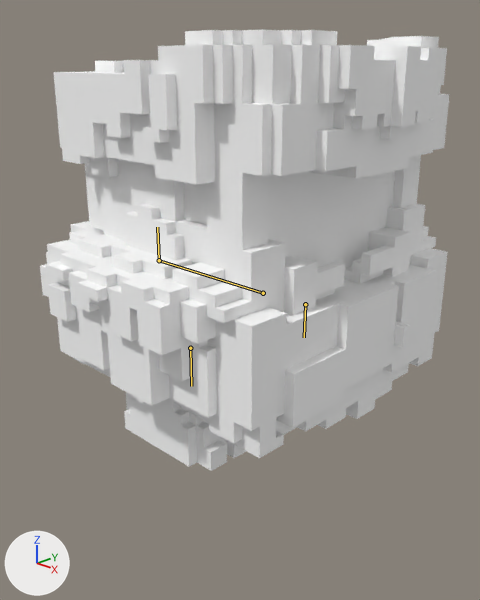
Before and after pictures for a commit that changed the Blender file src/galois/data/npcs/stone_mucker_animations.blend.
Camera for both pictures: a camera (50 mm lens) standing at (5.33, -4.9, 3.57) and looking at (0.88, -0.39, 1.33). The axes (+X, +Y, +Z) are drawn at lower left. The lights are the same throughout. The first picture is the older version. The bones that bend it are drawn over the model as lines.

Names of what the first picture shows: 'Body', 'Head', 'R_Leg'.
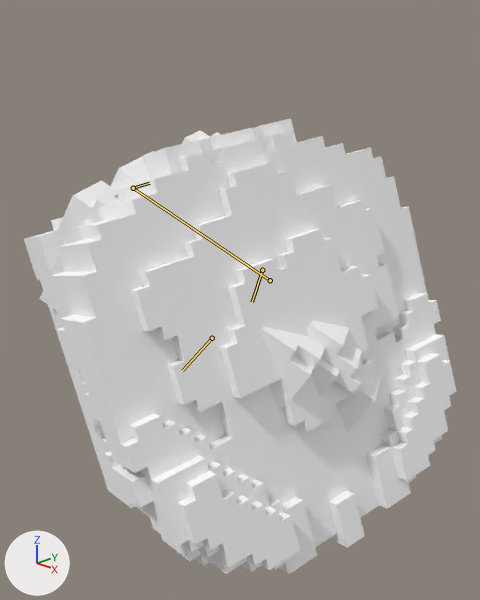
The newer file adds an action. The first version stands in its rest pose; the second is drawn at frame 4 of the action 'StaggerMedium'.

Boxes [x1, y1, x2, y2] around the edits, measured in the pictures (480 x 600 px):
'Head', posed (9% wider, 59% taller): before [54, 29, 450, 315]; after [24, 119, 456, 575]
'Body', posed (mostly hidden afterwards): before [40, 226, 448, 458]; after [39, 130, 381, 432]
bone 'Body', root to tip: before (263, 293) to (159, 260); after (270, 280) to (133, 188)
bone 'Head', root to tip: before (159, 260) to (157, 227); after (133, 188) to (149, 183)
bone 'R_Leg', root to tip: before (190, 348) to (191, 386); after (212, 338) to (182, 370)
bone 'L_Leg', root to tip: before (305, 304) to (304, 337); after (262, 270) to (252, 302)

The edits, one by one:
Bone 'Body' (bone_body) moves from (0.0, 0.0, 0.0) to (-0.14, -0.06, 0.039).
Bone 'Body' (bone_body) turns from (0, 0, 0) to (-26, 10, 30) degrees about its own x, y and z.
Bone 'Head' (bone_head) turns from (0, 0, 0) to (37, -8, -42) degrees about its own x, y and z.
Bone 'R_Leg' (bone_r_leg) turns from (0, 0, 0) to (30, 0, -10) degrees about its own x, y and z.
Bone 'L_Leg' (bone_l_leg) turns from (0, 0, 0) to (11, 0, 15) degrees about its own x, y and z.
